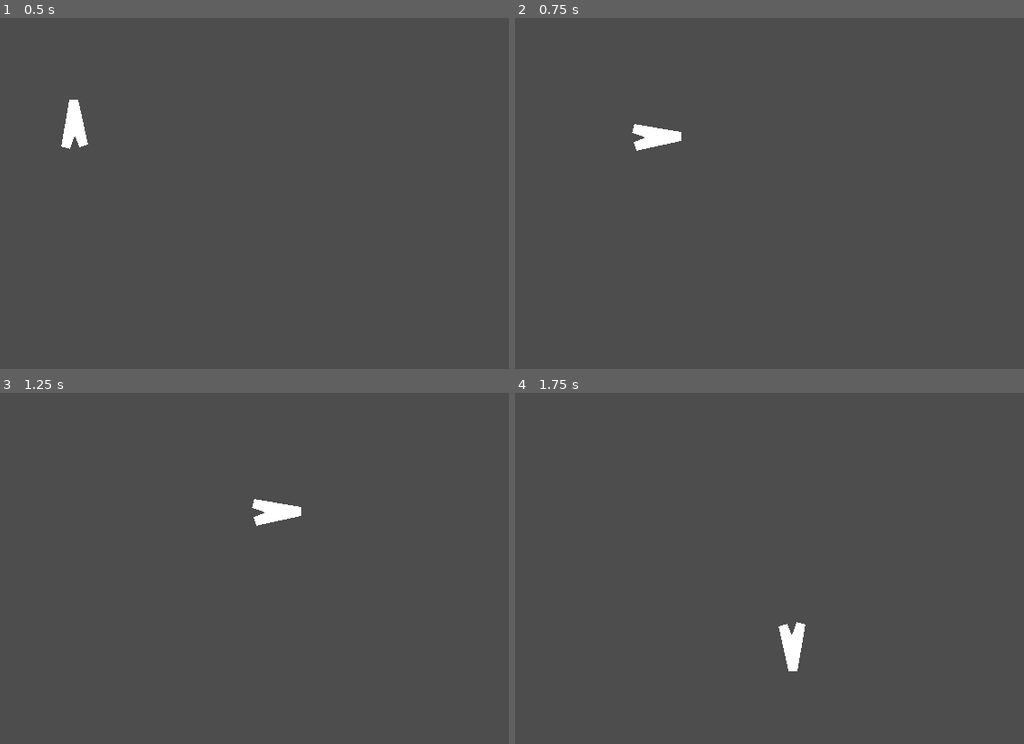
Above: before the commit, frames 1-4 (two rows, left to right).
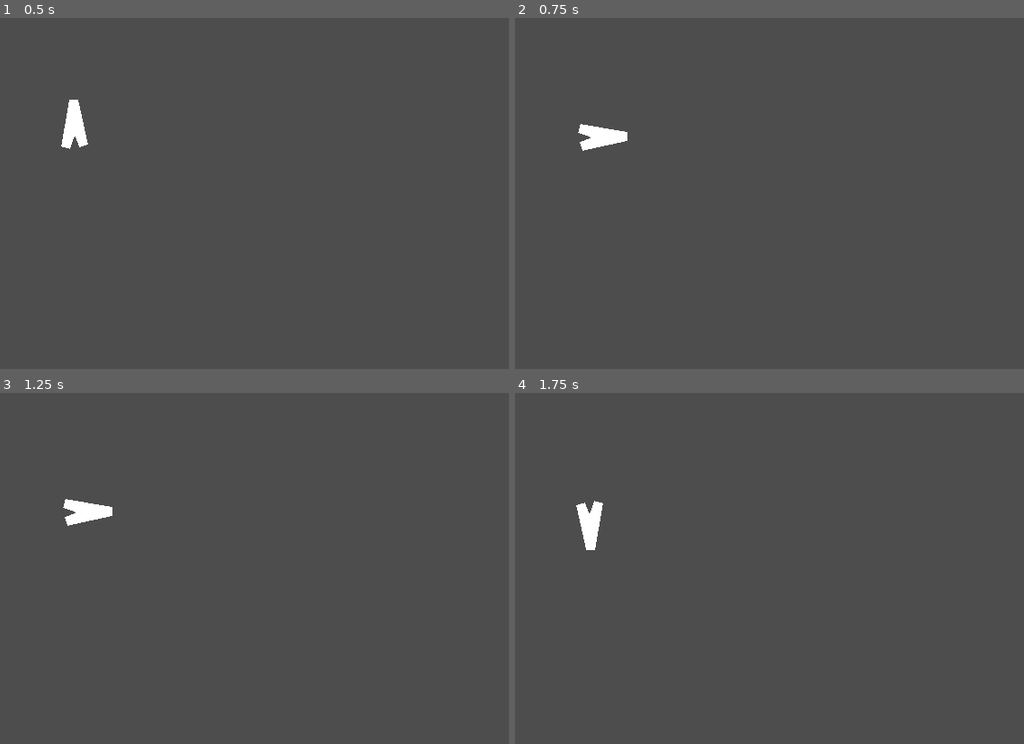
Above: after the commit, the same moments.

Repository: WOCae/L011
Game: Godot game, scene res://main.tscn
The game is run twice, just before and just after one commit, with the same random seed, the same clock (stepped at 60 frames per second) and the same inputs.
Inputs:
- Up to frame 1 (0.5 s): no input
- Up to frame 2 (0.75 s): tap Enter at 0.5 s; hold Right (ui_right) from 0.53 s (still down); tap Space (ui_select) at 0.6 s
- Up to frame 3 (1.25 s): keep holding Right (ui_right); tap Space (ui_select) at 0.77, 1.07 s
- Up to frame 4 (1.75 s): release Right (ui_right) at 1.28 s; hold Down (ui_down) from 1.28 s (still down); tap Space (ui_select) at 1.35, 1.52 s

Frame 1 is identical in both runs. In frame 2, 0.9% of the frame differs, in the area x 12-33%, y 30-38%; in frame 3, 0.9%; in frame 4, 0.9%.
Error after the commit: Invalid assignment of property or key 'position' with value of type 'Vector2' on a base object of type 'null instance'. (res://Player.gd:38)

Commit message:
Update Player.gd

Diff:
--- a/Player.gd
+++ b/Player.gd
@@ -1,16 +1,20 @@
 extends Area2D
 
-@export var speed = 5
-@export var Shotcnt = 0.5 #射出間隔
-@export var ShotSpeed = 1000 #速度
-var cnt = 0
-const Ball = preload("res://ball.tscn") #ballシーンのプリロード
-
-#棒を出現させる
-@export var Barcnt = 0.5 #射出間隔
-var cnt2 = 0
-const bar = preload("res://bar.tscn") #ballシーンのプリロード
-var barcount:int = 0
+# 状態
+enum eState {
+	IDLE,
+	RUN, # 走る
+	JUMP, # ジャンプ
+	RUNLfet,
+	RUNRight,
+	run_up,
+	run_down,
+	run_upLeft,
+	run_downLeft
+}
+var state = eState.IDLE
+var is_left = false # 左を向いているかどうか
+var is_up = false # 左を向いているかどうか
 
 #ウィンドウ範囲の指定
 const Window_X = 32
@@ -26,60 +30,161 @@
 
 var rotation1:float
 
-#ダッシュ
-var cnt3 = 0
-var Dashcnt:float = 0.5
-
+
+var weponExe:bool
 
 func _ready():
 	position = Vector2(180,400)
+	$"../StaticBody2D".position = Vector2(180,400)
+	$"../StaticBody2D2".position = Vector2(180,400)
+	$"../StaticBody2D3".position = Vector2(180,400)
+	$"../StaticBody2D4".position = Vector2(180,400)
+	pass
 
 func _process(delta):
 
-	var velocity = Vector2.ZERO
+	#----------プレイヤー--------------------
+	moveZero = 0 #0の場合固定される。
+	MovePlayer(delta)
+
+	MoveArea()
+
+	$"../StaticBody2D".position = position
+	$"../StaticBody2D2".position =  position
+	$"../StaticBody2D3".position =  position
+	$"../StaticBody2D4".position = position
+
+	#-----------特定のアクション---------------
+	#if Input.is_action_pressed(("ui_select")):
+	#if state == eState.IDLE:
+	weponExe = true
+	if weponExe == true:
+		#await get_tree().create_timer(1).timeout
+		AddBall(delta)
+		await get_tree().create_timer(1).timeout
+		AddBar(delta)
+		await get_tree().create_timer(1).timeout
+		#MoveDash(delta)
+
+		pary(delta)
+	#--------------スプライト----------------
+	# アニメーションタイマー更新
+	anim_time += delta
+	# スプライトフレームを設定
+	$Sprite2D.frame = _get_anim_frame()
+	$Sprite2D.flip_h = is_left # 反転する
+	$Sprite2D.flip_v = is_up # 反転する
+	match state:
+		eState.RUNLfet:
+			$Sprite2D.rotation = 90*3.14/180
+
+		eState.RUNRight:
+			$Sprite2D.rotation = 90*3.14/180
+		_:
+			$Sprite2D.rotation =0
+
+#plyaerの移動について
+var velocity = Vector2.ZERO
+var moveZero:float #0の場合には動かない
+func MovePlayer(delta):
+
 	upFlag = false
 	downFlag = false
 	leftFlag = false
 	rightFlag = false
+
+	MoveTran(delta) #並進移動の実施
+
+	MoveRotate(delta)
+
+	#playerの位置データ
+	CommonPlayer.player_X = position.x
+	CommonPlayer.player_Y = position.y
+	CommonPlayer.player_R = rotation
+
+	position += velocity.normalized() * speed * moveZero #動作の程度
+
+var stopTime:float = 0.5
+var moveD:float = 0
+func MoveTran(delta):
+	#移動
+	moveD += delta
+	if moveD > stopTime:
+		velocity.x = 0
+		velocity.y = 0
+		moveD = 0 #初期化
 	if Input.is_action_pressed("ui_up"):
 		velocity.y -= 1*delta # moveup
+		state = eState.run_up
+		is_up = false
+
+	if Input.is_action_pressed("ui_down"):
+		velocity.y += 1*delta # movedown
+		state = eState.run_down
+		is_up = true
+	if Input.is_action_pressed("ui_left"):
+		velocity.x -= 1*delta # moveleft
+		state = eState.RUNLfet
+		is_left = false
+		is_up = false
+	if Input.is_action_pressed("ui_right"):
+		velocity.x += 1*delta # moveright
+		state = eState.RUNRight
+		#is_left = true
+		is_up = true
+	#state = eState.IDLE
+#回転の制御
+var delayTime:float = 0.0
+func MoveRotate(delta):
+	print(rotation)
+	var priR:float = rotation1
+	#await get_tree().create_timer(1).timeout
+	#回転
+	if Input.is_action_pressed("ui_up"):
 		rotation1 = 0
+		#await get_tree().create_timer(delayTime).timeout
 		rotation = 0*3.14/180
 		upFlag = true
-		#downFlag = false
-		#leftFlag = false
-		#rightFlag = false
+
+		#var Drotate = rotation1*3.14/180 - priR
+
+
 	if Input.is_action_pressed("ui_down"):
-		velocity.y += 1*delta # movedown
 		rotation1 = 180
+		#await get_tree().create_timer(delayTime).timeout
 		rotation = 180*3.14/180
 		downFlag = true
 	if Input.is_action_pressed("ui_left"):
-		velocity.x -= 1*delta # moveleft
 		rotation1 = 270
+		#await get_tree().create_timer(delayTime).timeout
 		rotation = 270*3.14/180
 		leftFlag = true
 	if Input.is_action_pressed("ui_right"):
-		velocity.x += 1*delta # moveright
 		rotation1 = 90
+		#await get_tree().create_timer(delayTime).timeout
 		rotation = 90*3.14/180
 		rightFlag = true
 
+	#斜め移動時の角度
 	if upFlag == true && rightFlag == true:
 		rotation1 = 45
+		#await get_tree().create_timer(delayTime).timeout
 		rotation = 45*3.14/180
 	if downFlag == true && rightFlag == true:
 		rotation1 = 135
+		#await get_tree().create_timer(delayTime).timeout
 		rotation = 135*3.14/180
 	if downFlag == true && leftFlag == true:
 		rotation1 = 225
+		#await get_tree().create_timer(delayTime).timeout
 		rotation = 225*3.14/180
 	if upFlag == true && leftFlag == true:
 		rotation1 = 315
+		#await get_tree().create_timer(delayTime).timeout
 		rotation = 315*3.14/180
 
-	position += velocity.normalized() * speed
-
+#移動範囲
+func MoveArea():
 	#画面内にとどめる
 	if position.x < Window_X:
 		position.x = Window_X
@@ -90,14 +195,89 @@
 	if position.y > Window_H:
 		position.y = Window_H
 
-	#playerの位置データ
-	CommonPlayer.player_X = position.x
-	CommonPlayer.player_Y = position.y
-	CommonPlayer.player_R = rotation
-
-
-	if Input.is_action_pressed(("ui_select")):
-
+#アニメーションの追加
+var anim_time = 0
+#アニメーション速度
+var animeSpeed:float = 0.5
+# 現在の状態に対するアニメーションフレーム番号を取得する
+func _get_anim_frame() -> int:
+	#print(state)
+	match state:
+		eState.RUNLfet:
+			var t = int(anim_time * animeSpeed*8) % 2
+			if t == 0:
+				t = 1
+			else:
+				t = 0
+			return 0 + t
+		eState.RUNRight:
+			var t = int(anim_time * animeSpeed*8) % 2
+			if t == 0:
+				t = 1
+			else:
+				t = 0
+			return 0 + t
+		eState.IDLE:
+			var t = int(anim_time * animeSpeed*8) % 2
+			if t == 0:
+				t = 2
+			else:
+				t = 3
+			return 0 + t
+		eState.run_up:
+			var t = int(anim_time * animeSpeed*10) % 2
+			if t == 0:
+				t = 4
+			else:
+				t = 5
+			return 0 + t
+		eState.run_down:
+			var t = int(anim_time * animeSpeed*10) % 2
+			if t == 0:
+				t = 2
+			else:
+				t = 3
+			return 0 + t
+		eState.run_upLeft:
+			var t = int(anim_time * animeSpeed*10) % 2
+			if t == 0:
+				t = 10
+			else:
+				t = 11
+			return 0 + t
+
+		eState.run_downLeft:
+			var t = int(anim_time * animeSpeed*10) % 2
+			if t == 0:
+				t = 12
+			else:
+				t = 13
+			return 0 + t
+
+		eState.JUMP:
+			var t = int(anim_time * animeSpeed*20) % 2
+			if t == 0:
+				t = 6
+			elif t == 2:
+				t = 7
+			elif t == 2:
+				t = 8
+			else:
+				t = 9
+			return 0 + t
+		_:
+			return 2
+
+
+
+#ボールを出現
+@export var speed = 5
+@export var Shotcnt = 0.5 #射出間隔
+@export var ShotSpeed = 1000 #速度
+var cnt = 0
+const Ball = preload("res://ball.tscn") #ballシーンのプリロード
+
+func AddBall(delta):
 	#ballを作成する　スペースを押すとボールが作成されます。
 		cnt += delta
 		if cnt > Shotcnt:
@@ -114,6 +294,13 @@
 			var mainNode = get_owner()
 			mainNode.add_child(Ball)
 
+#棒を出現させる
+@export var Barcnt = 0.5 #射出間隔
+var cnt2 = 0
+const bar = preload("res://bar.tscn") #ballシーンのプリロード
+var barcount:int = 0
+
+func AddBar(delta):
 	#バーの作成
 		cnt2 += delta
 		if cnt2 > Barcnt:
@@ -137,6 +324,10 @@
 					bar.queue_free()
 					barcount = 0
 
+#ダッシュ
+var cnt3 = 0
+var Dashcnt:float = 0.5
+func MoveDash(delta):
 	#方向ダッシュ
 		cnt3 += delta
 		if cnt3 > Dashcnt:
@@ -144,3 +335,12 @@
 				#await get_tree().create_timer(1).timeout
 			position.x = position.x + sin(rotation)*50
 			position.y = position.y - cos(rotation)*50
+
+
+#パリィ
+func pary(delta):
+	#方向入力して、しばらくは無敵になる、もしくは打ち消す
+	#感知用のstaticbodyを使って、判定受け入れ開始。
+	#その後、方向入力があった場合に無敵または削除を行う。
+
+	pass
